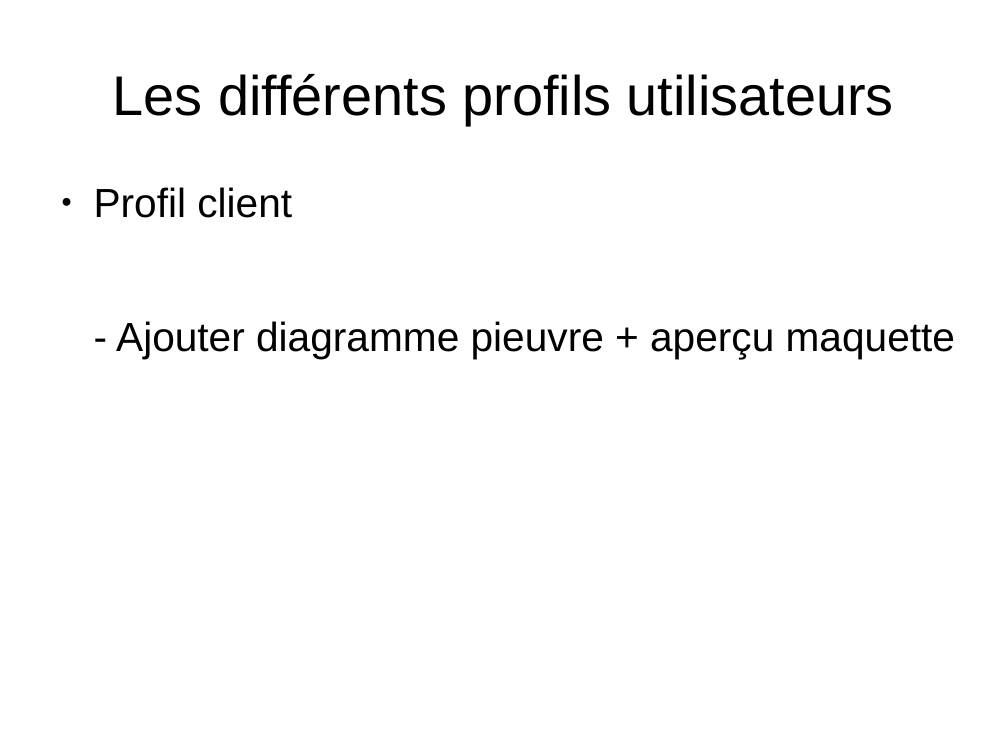
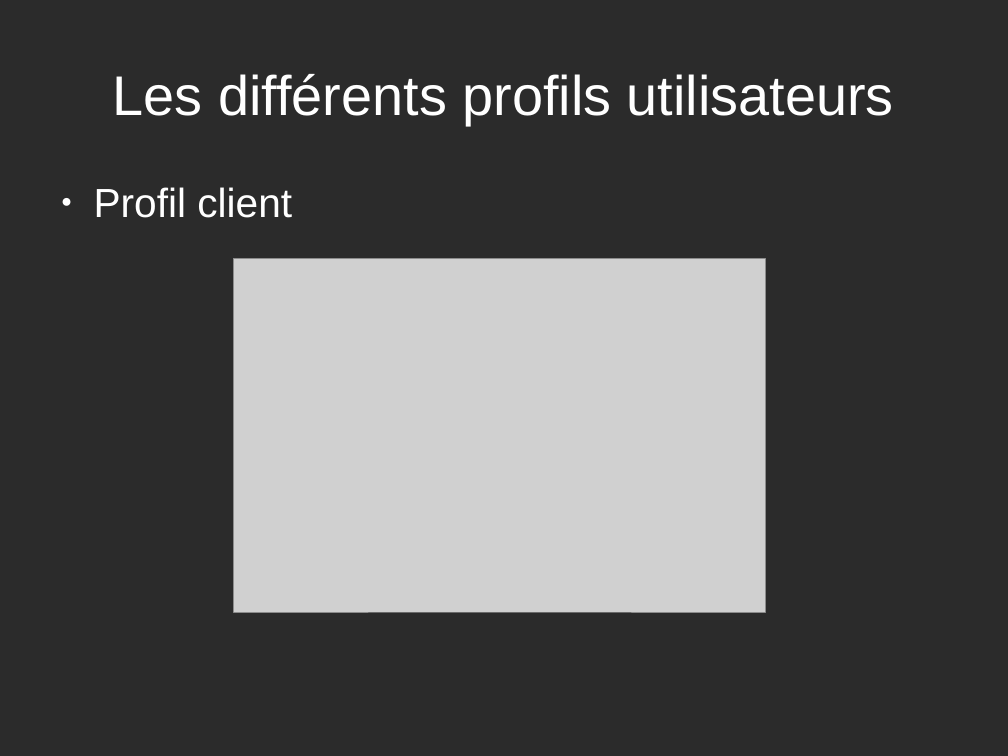
Before and after one commit to Hyperyon/p4-OCPizza, a slide deck: slide 3 of Présentation projet.odp. Drawn at 1008x756 pixels with LibreOffice and Linux fonts; fonts in the diff are those of the drawing; grey boxes stand for pictures; background and template pictures are left out; a plain dark background stands for a picture behind light text. Boxes give left, top, right and bottom in pixels: in the first picture for what was removed or moved away, otherwise in the second. Text is boxed around its words. In the diff, an @@ line names an element or a change of style, - is before the commit and + after.

```diff
--- a/Présentation projet.odp
+++ b/Présentation projet.odp
@@ background #FFFFFF to picture (left out) @@
@@ title "Les différents profils utilisateurs" at [113, 74, 894, 125]: text colour #000000 to #FFFFFF @@
@@ text "Profil client" at [94, 187, 292, 218]: text colour #000000 to #FFFFFF; bullet colour #000000 to #FFFFFF @@
@@ picture added at [234, 259, 767, 612] @@
@@ text at [116, 321, 955, 358]: paragraph removed @@
-- Ajouter diagramme pieuvre + aperçu maquette
```
Also in this commit, not shown: 5 other slides changed, 1 slide removed, 9 other files.
